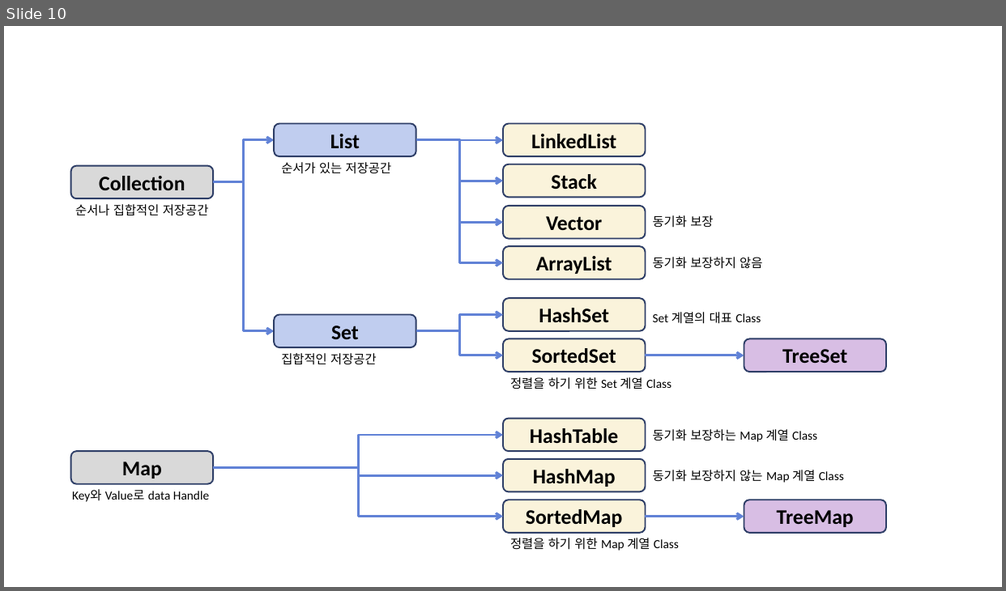
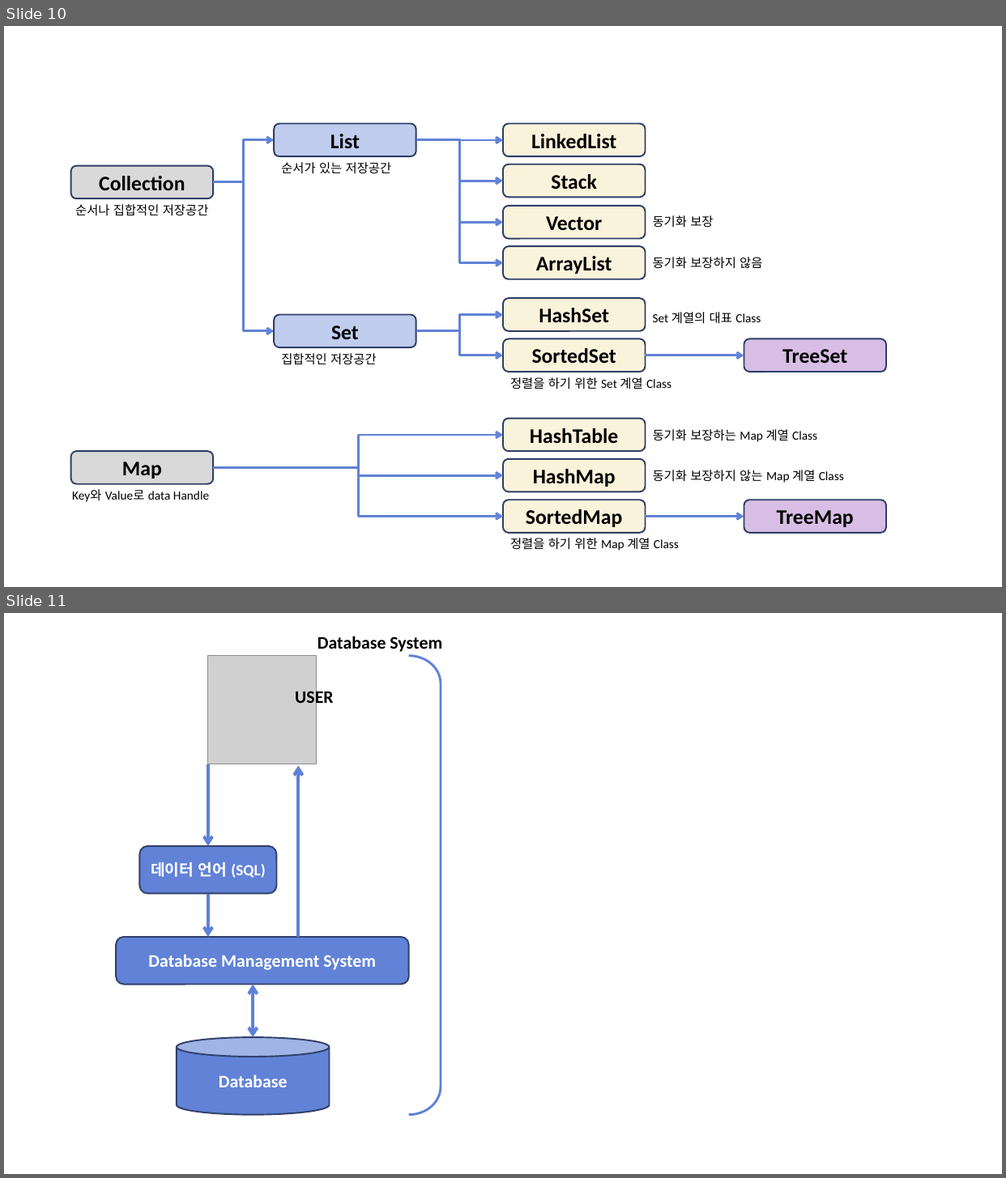
Before and after one commit to Nephelai/nephelai.github.io, a slide deck: etc/images.pptx. Shown one above the other, each under a label of ours: slide 10 before the commit, slides 10 and 11 after it. The pictures are 1006x591 and 1006x1178 pixels, drawn with LibreOffice and Linux fonts; fonts in the diff are those of the drawing; grey boxes stand for pictures. Boxes give left, top, right and bottom in pixels: in the first picture for what was removed or moved away, otherwise in the second. Text is boxed around its words. In the diff, an @@ line names an element or a change of style, - is before the commit and + after.

Commit message:
add post "what is database system

```diff
--- a/etc/images.pptx
+++ b/etc/images.pptx
@@ slide 11 added at bbox=[4, 613, 1002, 1174], background #FFFFFF @@
@@ text added at bbox=[317, 636, 442, 652], 17 pt, text #000000, bold @@
+Database System
@@ picture added at bbox=[208, 656, 317, 764] @@
@@ right bracket added at bbox=[409, 656, 441, 1115], outline #5E81D9 2.25 pt @@
@@ text added at bbox=[295, 688, 333, 709], 17 pt, text #000000, bold @@
+USER
@@ arrow added from (208, 764) to (208, 846), #5E81D9 3 pt @@
@@ arrow added from (298, 937) to (298, 766), #5E81D9 3 pt @@
@@ rounded rectangle added at bbox=[139, 846, 276, 894], fill #6182D6, outline #30416A 1.5 pt, 15 pt, text #FFFFFF, bold @@
+데이터 언어 (SQL)
@@ arrow added from (208, 894) to (208, 937), #5E81D9 3 pt @@
@@ rounded rectangle added at bbox=[117, 937, 409, 984], fill #6182D6, outline #30416A 1.5 pt, 17 pt, text #FFFFFF, bold @@
+Database Management System
@@ double arrow added from (253, 984) to (253, 1037), #5E81D9 3 pt @@
@@ cylinder added at bbox=[177, 1037, 329, 1114], fill #6182D6, outline #30416A 1.5 pt, 17 pt, text #FFFFFF, bold @@
+Database
```
Also in this commit, not shown: 1 other file.
